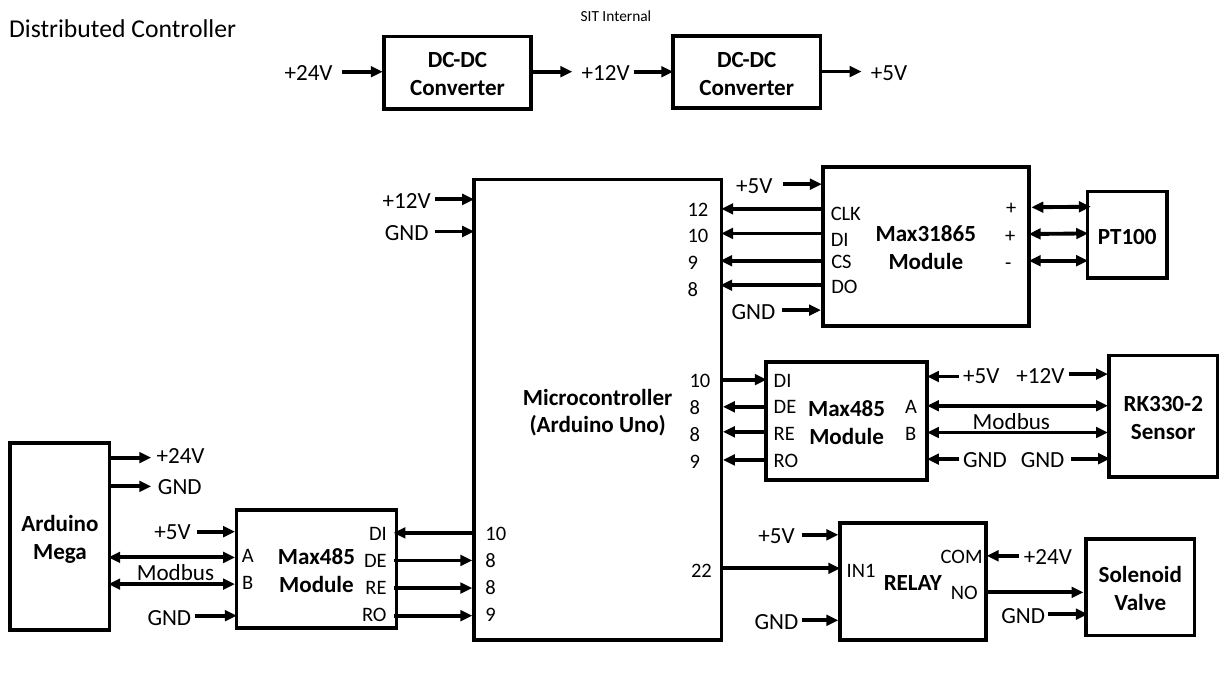
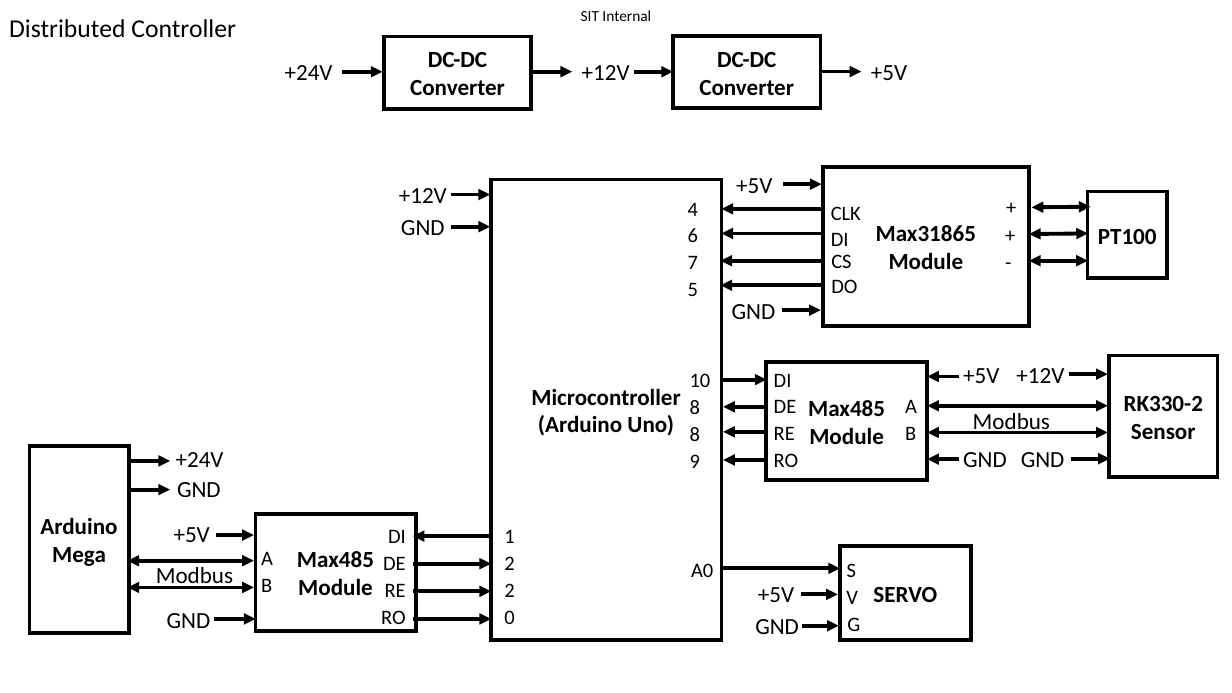
Before and after one commit to kanglc/Hashtag, a slide deck: slide 8 of Docs/thermal_controller_blockdiagram.pptx. Drawn at 1232x693 pixels with LibreOffice and Linux fonts; fonts in the diff are those of the drawing; background and template pictures are left out. Boxes give left, top, right and bottom in pixels: in the first picture for what was removed or moved away, otherwise in the second. Text is boxed around its words. In the diff, an @@ line names an element or a change of style, - is before the commit and + after.

```diff
--- a/Docs/thermal_controller_blockdiagram.pptx
+++ b/Docs/thermal_controller_blockdiagram.pptx
@@ rectangle "Microcontroller": place and size @@
-rectangle "Microcontroller" at [474, 179, 722, 640]
+rectangle "Microcontroller" at [491, 179, 722, 640]
@@ text at [688, 202, 698, 216]: text changed @@
-12
+4
@@ 2 texts, 2 arrows: place and size @@
-2 texts, 2 arrows at [383, 193, 474, 240]
+2 texts, 2 arrows at [399, 188, 490, 235]
@@ text at [688, 228, 698, 242]: text changed @@
-10
+6
@@ text at [688, 256, 698, 269]: text changed @@
-9
+7
@@ text at [688, 283, 698, 296]: text changed @@
-8
+5
@@ 9 texts, 8 arrows, 2 rectangles, 2 double arrows: place and size @@
-9 texts, 8 arrows, 2 rectangles, 2 double arrows at [10, 443, 472, 629]
+9 texts, 8 arrows, 2 rectangles, 2 double arrows at [30, 446, 491, 633]
@@ text "DI": place and size @@
-text "DI" at [369, 527, 387, 540]
+text "DI" at [388, 530, 406, 543]
@@ text at [504, 529, 514, 543]: text changed @@
-10
+1
@@ rectangle removed at [1086, 539, 1194, 635] @@
-Solenoid
-Valve
@@ text "B": place and size @@
-text "B" at [242, 576, 253, 589]
+text "B" at [261, 579, 272, 592]
@@ text at [504, 556, 514, 570]: text changed @@
-8
+2
@@ text at [691, 563, 713, 577]: text changed @@
-22
+A0
@@ rectangle "SERVO": place and size @@
-rectangle "SERVO" at [840, 523, 986, 640]
+rectangle "SERVO" at [840, 546, 970, 640]
@@ text at [847, 563, 856, 577]: text changed @@
-IN1
+S
@@ text removed at [941, 549, 983, 563] @@
-COM
@@ arrow removed from (1019, 556) to (987, 556) @@
@@ text removed at [1024, 549, 1072, 564] @@
-+24V
@@ text at [504, 583, 514, 597]: text changed @@
-8
+2
@@ text "+5V": place and size @@
-text "+5V" at [758, 528, 794, 543]
+text "+5V" at [758, 587, 794, 602]
@@ arrow moved from (802, 535) - (838, 535) to (801, 594) - (838, 594) @@
@@ text added at [846, 591, 858, 604], 16 pt, text #000000 @@
+V
@@ text in rectangle at [873, 587, 937, 602]: text changed @@
-RELAY
+SERVO
@@ text removed at [951, 585, 978, 599] @@
-NO
@@ arrow removed from (986, 592) to (1083, 592) @@
@@ text at [504, 610, 514, 624]: text changed @@
-9
+0
@@ text "GND": place and size @@
-text "GND" at [755, 614, 799, 629]
+text "GND" at [755, 619, 799, 634]
@@ arrow moved from (802, 620) - (838, 620) to (802, 626) - (839, 626) @@
@@ text added at [847, 617, 860, 631], 16 pt, text #000000 @@
+G
@@ text removed at [1001, 608, 1045, 623] @@
-GND
@@ arrow removed from (1048, 615) to (1088, 615) @@
```
